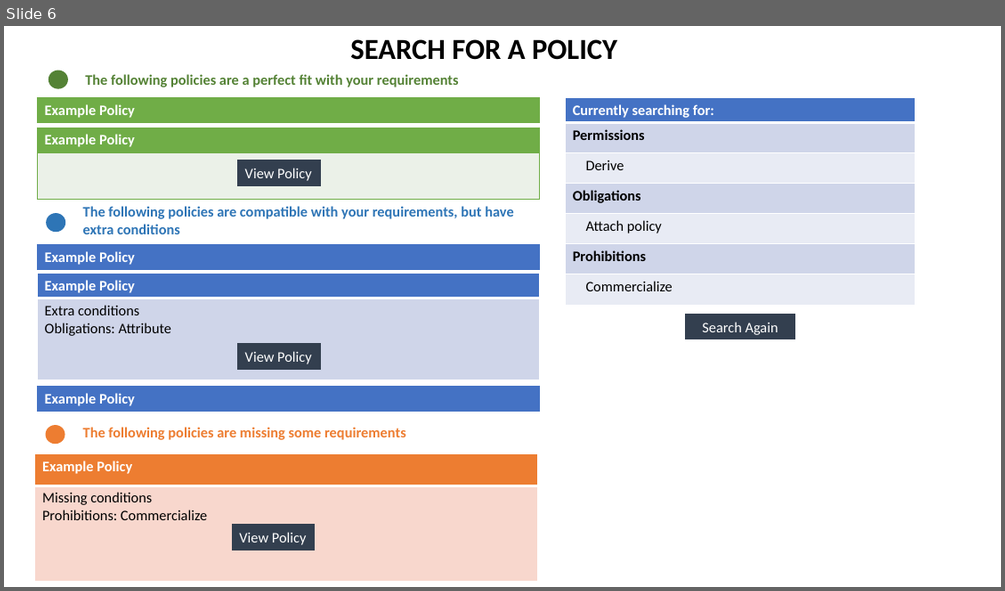
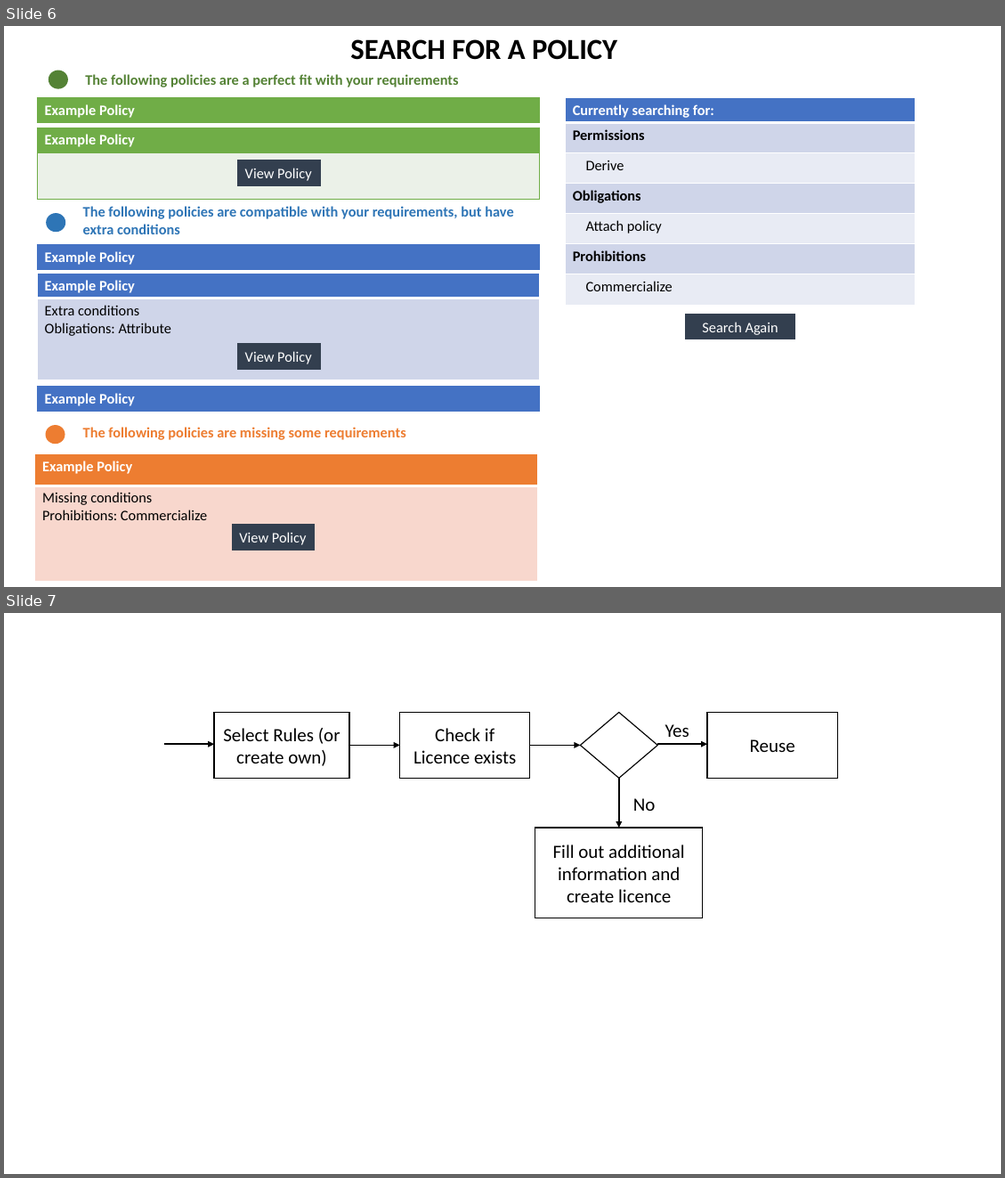
Before and after one commit to CSIRO-enviro-informatics/licences-catalogue, a slide deck: _docs/DataModel.pptx. Shown one above the other, each under a label of ours: slide 6 before the commit, slides 6 and 7 after it. The pictures are 1005x591 and 1005x1178 pixels, drawn with LibreOffice and Linux fonts; fonts in the diff are those of the drawing. Boxes give left, top, right and bottom in pixels: in the first picture for what was removed or moved away, otherwise in the second. Text is boxed around its words. In the diff, an @@ line names an element or a change of style, - is before the commit and + after.

```diff
--- a/_docs/DataModel.pptx
+++ b/_docs/DataModel.pptx
@@ slide 7 added at (x1=4, y1=613, x2=1001, y2=1174), background #FFFFFF @@
@@ rectangle added at (x1=214, y1=713, x2=349, y2=779), fill #FFFFFF, outline #000000 1 pt, 18 pt, text #000000 @@
+Select Rules (or create own)
@@ rectangle added at (x1=399, y1=713, x2=530, y2=779), fill #FFFFFF, outline #000000 1 pt, 18 pt, text #000000 @@
+Check if Licence exists
@@ diamond added at (x1=581, y1=713, x2=657, y2=779), fill #FFFFFF, outline #000000 1 pt @@
@@ rectangle added at (x1=708, y1=713, x2=838, y2=779), fill #FFFFFF, outline #000000 1 pt, 18 pt, text #000000 @@
+Reuse
@@ arrow added from (164, 744) to (214, 744), #000000 1.5 pt @@
@@ arrow added from (349, 746) to (399, 746), #000000 1.5 pt @@
@@ arrow added from (530, 746) to (581, 746), #000000 1.5 pt @@
@@ arrow added from (657, 744) to (708, 744), #000000 1.5 pt @@
@@ text added at (x1=665, y1=724, x2=689, y2=737), 18 pt, text #000000 @@
+Yes
@@ arrow added from (619, 779) to (619, 827), #000000 1.5 pt @@
@@ text added at (x1=633, y1=798, x2=655, y2=811), 18 pt, text #000000 @@
+No
@@ rectangle added at (x1=535, y1=827, x2=704, y2=918), fill #FFFFFF, outline #000000 1 pt, 18 pt, text #000000 @@
+Fill out additional information and create licence
```
Also in this commit, not shown: 3 other files.
